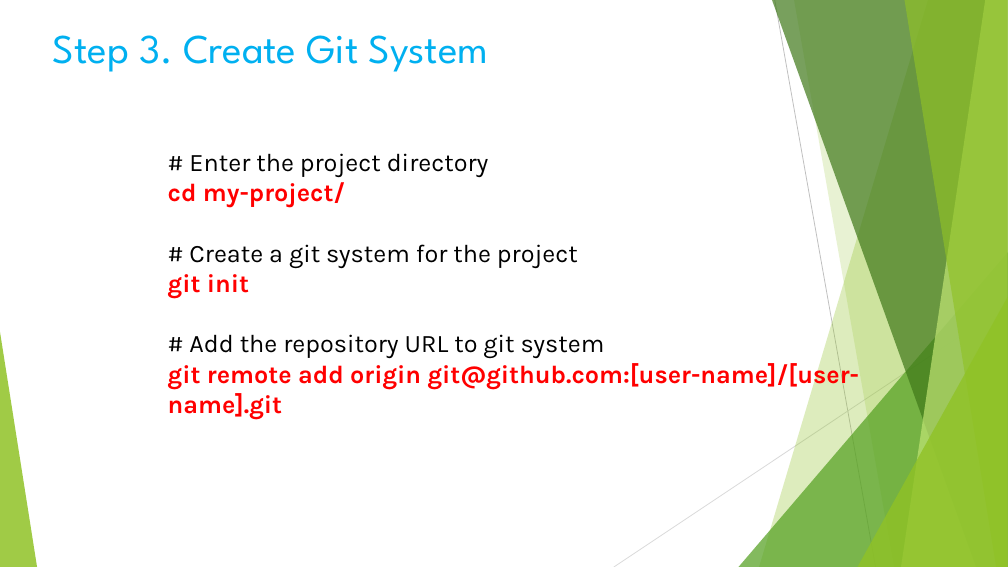
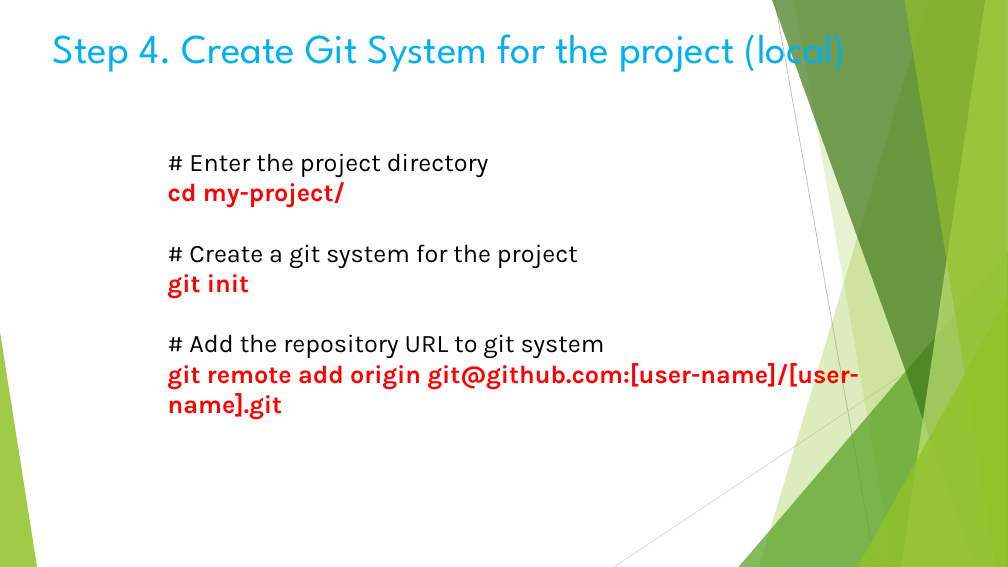
Before and after one commit to lin-chen-DLA/lin-chen-DLA.github.io, a slide deck: slide 7 of Volunteer/Programming/HTML_8.pptx. Drawn at 1008x567 pixels with LibreOffice and Linux fonts; fonts in the diff are those of the drawing. Boxes give left, top, right and bottom in pixels: in the first picture for what was removed or moved away, otherwise in the second. Text is boxed around its words. In the diff, an @@ line names an element or a change of style, - is before the commit and + after.

```diff
--- a/Volunteer/Programming/HTML_8.pptx
+++ b/Volunteer/Programming/HTML_8.pptx
@@ text at [53, 22, 846, 75]: text changed @@
-Step 3. Create Git System
+Step 4. Create Git System for the project (local)
```
Also in this commit, not shown: 5 other slides changed, 2 other files.
